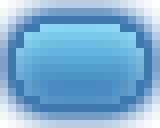
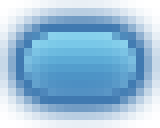
Layered file, before and after one edit (160x128). Changes by layer:
painted on "OSDProgressMid" over (16, 24, 144, 104)
